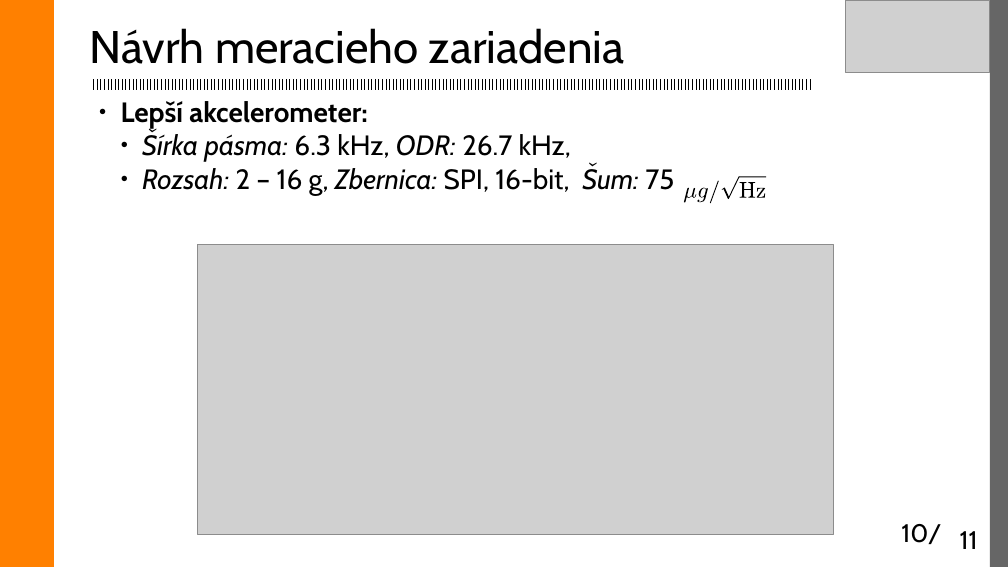
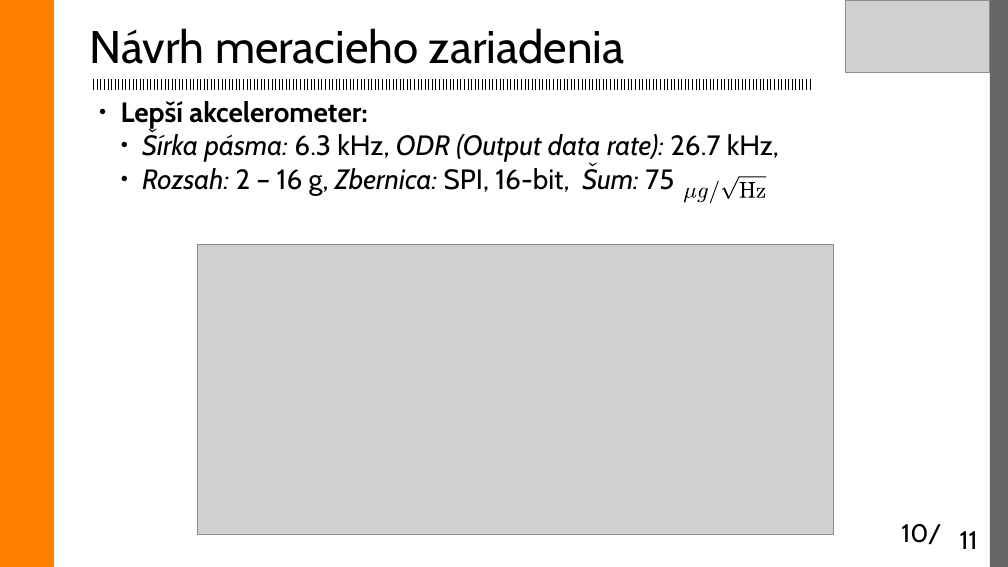
Before and after one commit to etakerim/masters-thesis, a slide deck: slide 10 of defense/DP2-obhajoba.odp. Drawn at 1008x567 pixels with LibreOffice and Linux fonts; fonts in the diff are those of the drawing; grey boxes stand for pictures. Boxes give left, top, right and bottom in pixels: in the first picture for what was removed or moved away, otherwise in the second. Text is boxed around its words. In the diff, an @@ line names an element or a change of style, - is before the commit and + after.

```diff
--- a/defense/DP2-obhajoba.odp
+++ b/defense/DP2-obhajoba.odp
@@ text at (x1=142, y1=134, x2=779, y2=162): text changed @@
-  ● Šírka pásma: 6.3 kHz, ODR: 26.7 kHz,
+  ● Šírka pásma: 6.3 kHz, ODR (Output data rate): 26.7 kHz,
```
Also in this commit, not shown: 6 other slides changed, 21 other files.
